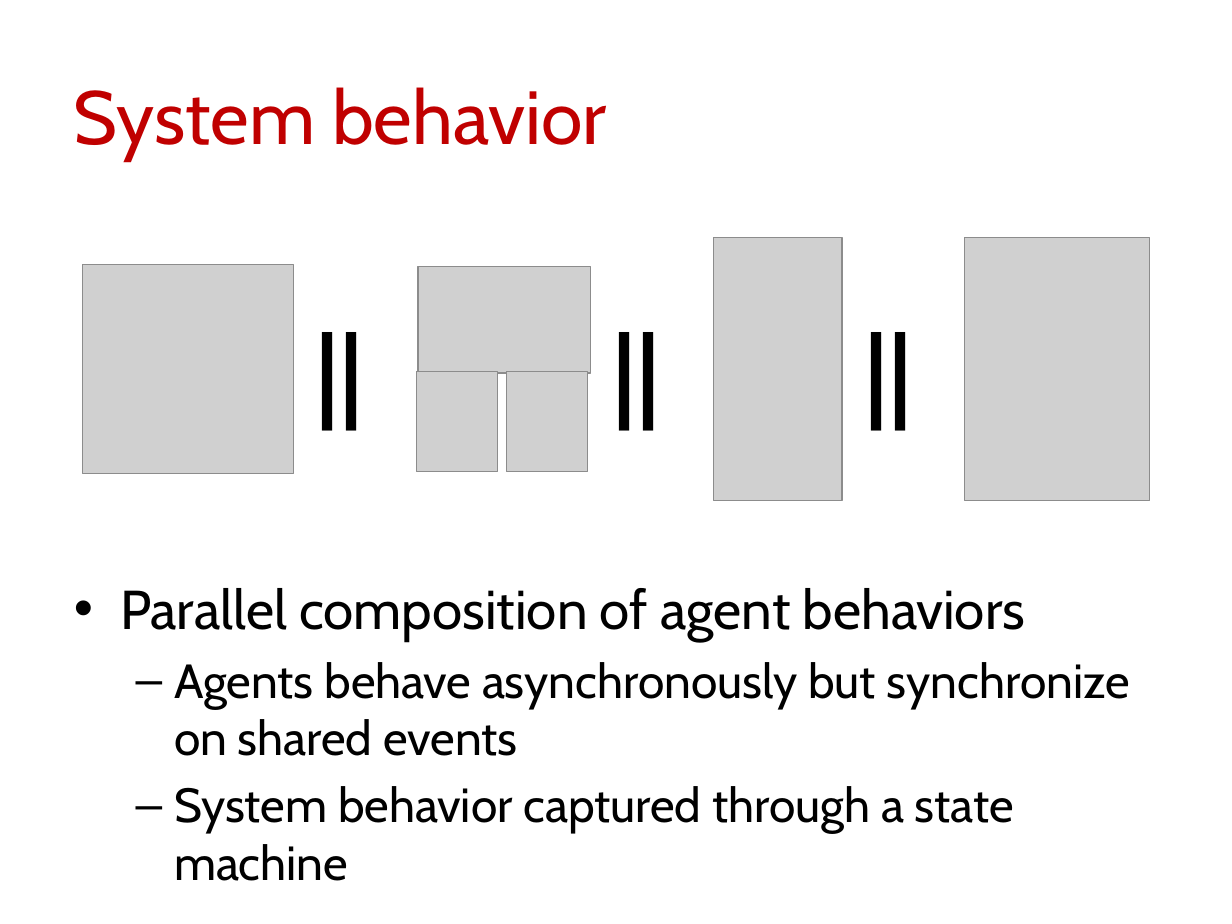
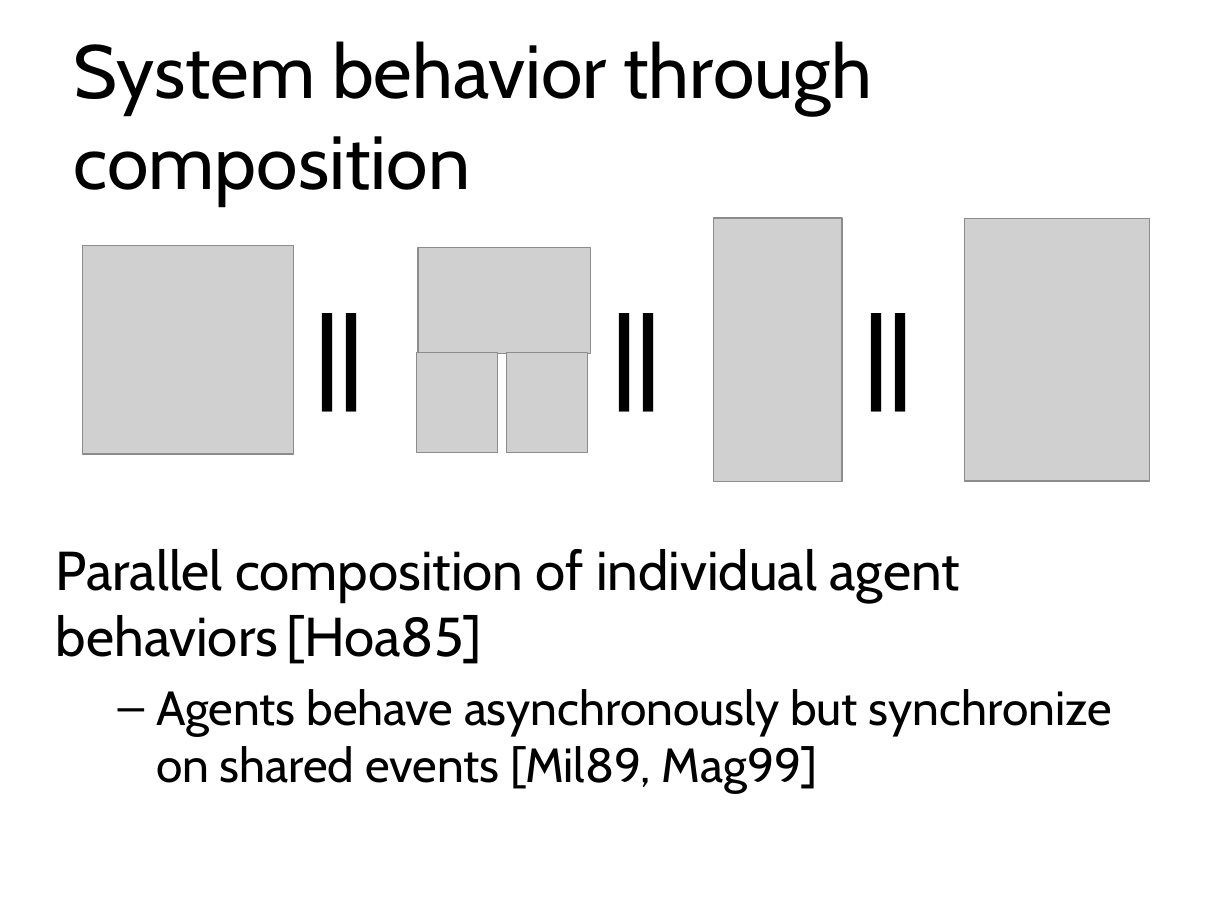
Before and after one commit to blambeau/phd, a slide deck: slide 21 of public-defense/slides.pptx (slide 24 before the commit). Drawn at 1232x924 pixels with LibreOffice and Linux fonts; fonts in the diff are those of the drawing; grey boxes stand for pictures. Boxes give left, top, right and bottom in pixels: in the first picture for what was removed or moved away, otherwise in the second. Text is boxed around its words. In the diff, an @@ line names an element or a change of style, - is before the commit and + after.

```diff
--- a/public-defense/slides.pptx
+++ b/public-defense/slides.pptx
@@ title at (x1=74, y1=41, x2=873, y2=205): text changed; text colour #C00000 to #000000 @@
-System behavior
+System behavior through
+composition
@@ 6 pictures, 3 texts moved together from (x1=83, y1=238, x2=1149, y2=501) to (x1=83, y1=218, x2=1149, y2=482) @@
@@ text at (x1=56, y1=549, x2=1112, y2=793): text changed @@
-• Parallel composition of agent behaviors
-  – Agents behave asynchronously but synchronize on shared events
-  – System behavior captured through a state machine
+Parallel composition of individual agent behaviors [Hoa85]
+  – Agents behave asynchronously but synchronize on shared events [Mil89, Mag99]
```
Also in this commit, not shown: 19 other slides changed, 12 slides added, 3 slides removed, 14 other files.
